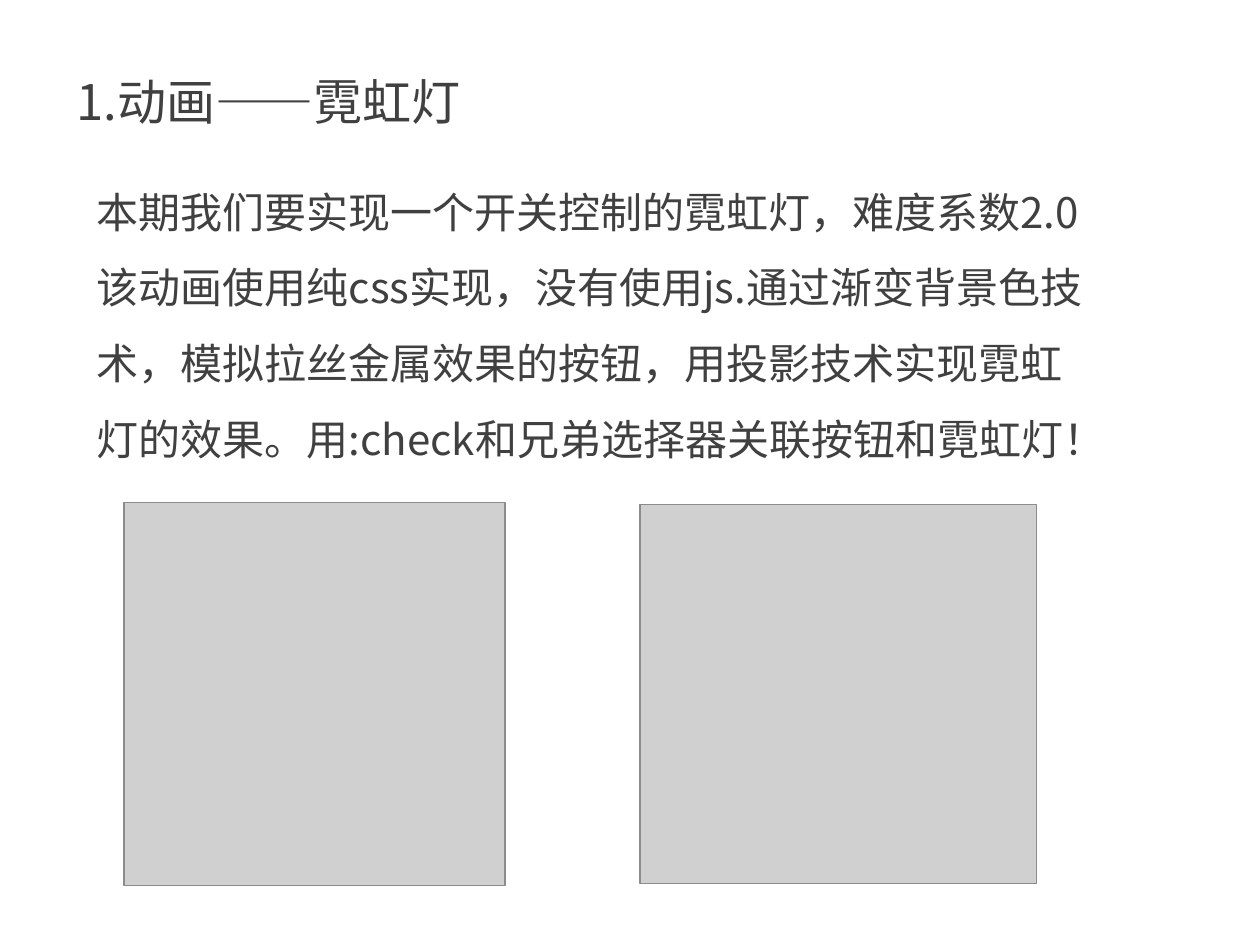
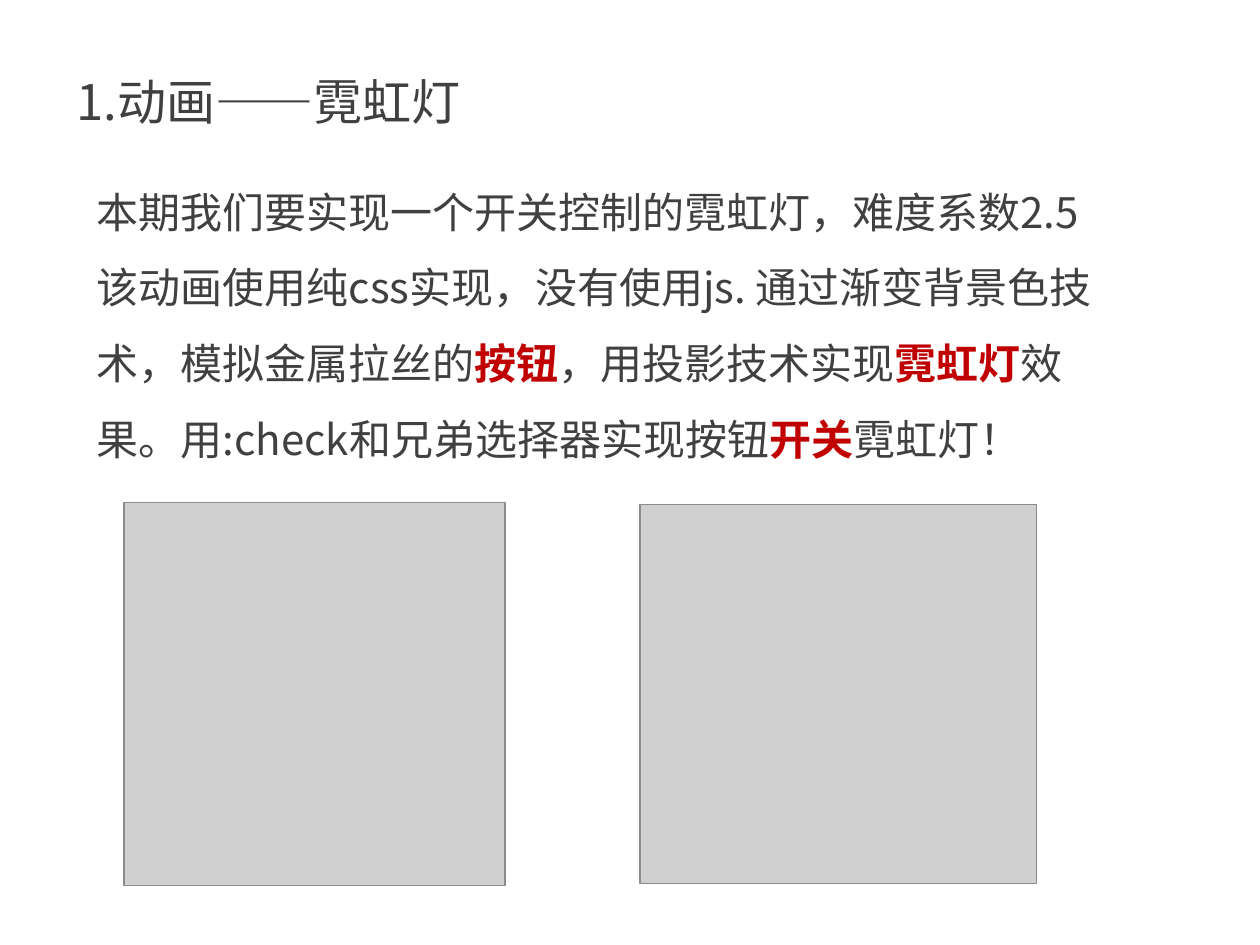
Before and after one commit to kong66/webAni, a slide deck: slide 2 of 6-neon/neon.pptx. Drawn at 1260x945 pixels with LibreOffice and Linux fonts; fonts in the diff are those of the drawing; grey boxes stand for pictures. Boxes give left, top, right and bottom in pixels: in the first picture for what was removed or moved away, otherwise in the second. Text is boxed around its words. In the diff, an @@ line names an element or a change of style, - is before the commit and + after.

```diff
--- a/6-neon/neon.pptx
+++ b/6-neon/neon.pptx
@@ text at (x1=97, y1=192, x2=1092, y2=459): text changed @@
-本期我们要实现一个开关控制的霓虹灯，难度系数2.0
-该动画使用纯css实现，没有使用js.通过渐变背景色技术，模拟拉丝金属效果的按钮，用投影技术实现霓虹灯的效果。用:check和兄弟选择器关联按钮和霓虹灯！
+本期我们要实现一个开关控制的霓虹灯，难度系数2.5
+该动画使用纯css实现，没有使用js. 通过渐变背景色技术，模拟金属拉丝的按钮，用投影技术实现霓虹灯效果。用:check和兄弟选择器实现按钮开关霓虹灯！
```
Also in this commit, not shown: 3 other slides changed, 14 slides added, 10 slides removed, 1 other file.
